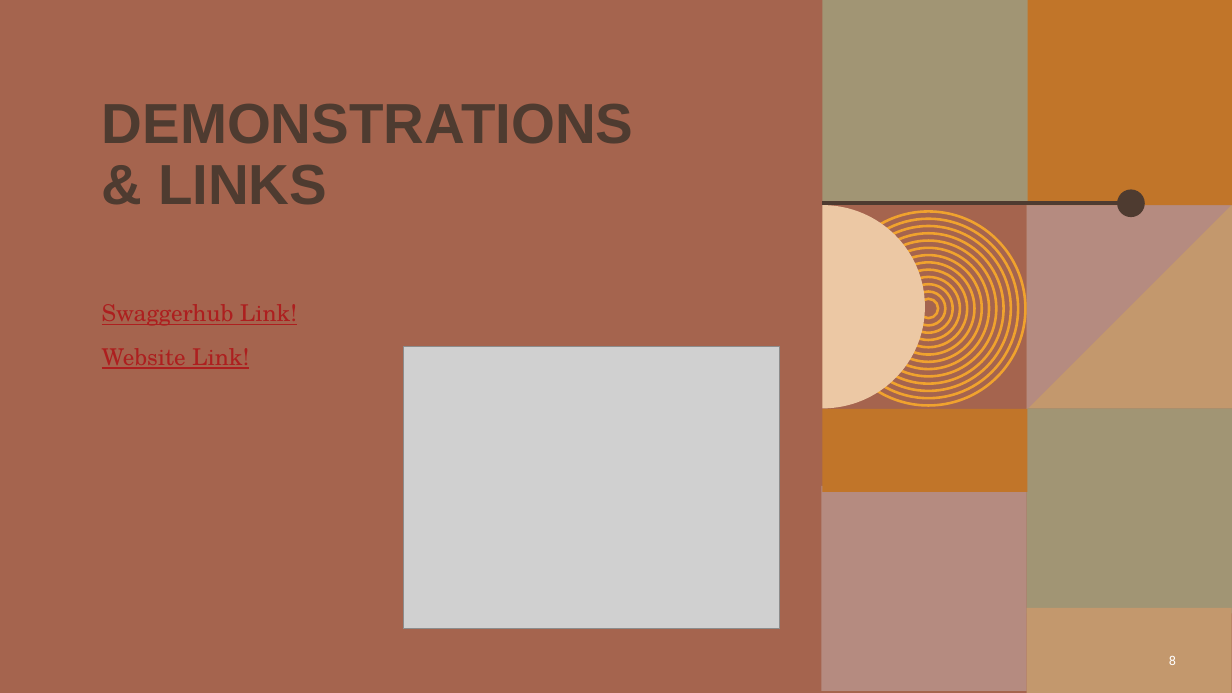
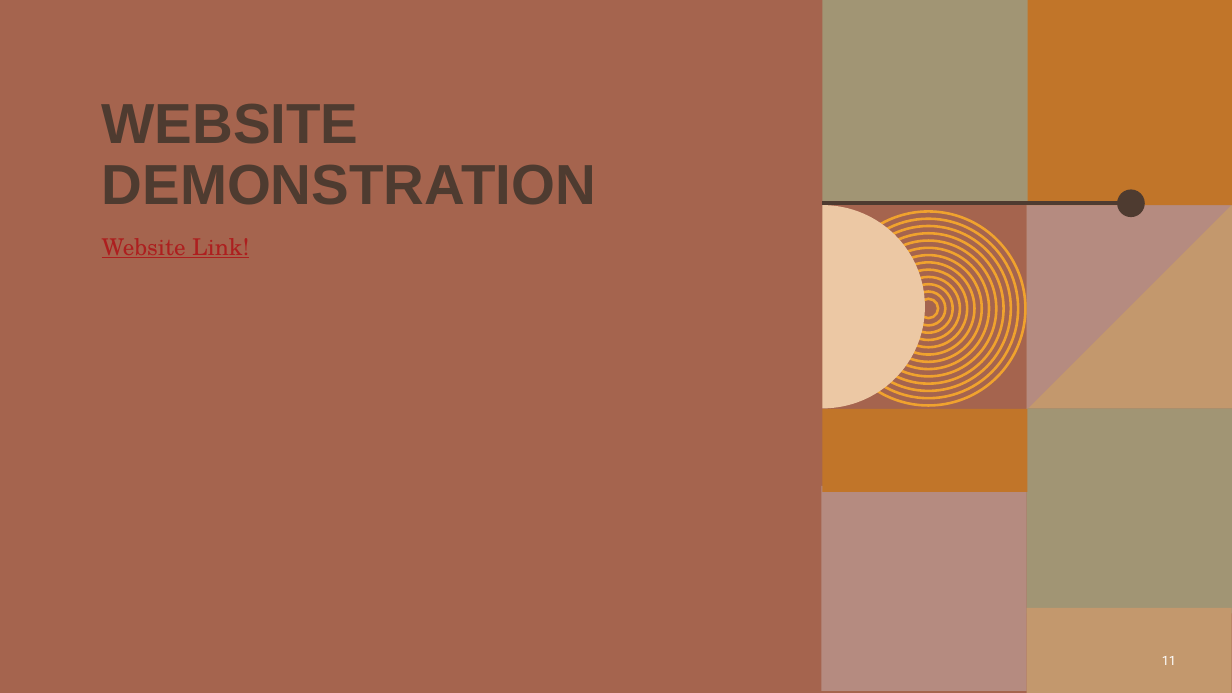
Before and after one commit to KalebOTB/ContactManager, a slide deck: slide 11 of Miscellaneous/Contact_Manager.pptx (slide 8 before the commit). Drawn at 1232x693 pixels with LibreOffice and Linux fonts; fonts in the diff are those of the drawing; grey boxes stand for pictures; background and template pictures are left out. Boxes give left, top, right and bottom in pixels: in the first picture for what was removed or moved away, otherwise in the second. Text is boxed around its words. In the diff, an @@ line names an element or a change of style, - is before the commit and + after.

```diff
--- a/Miscellaneous/Contact_Manager.pptx
+++ b/Miscellaneous/Contact_Manager.pptx
@@ title at <box>102,104,596,205</box>: text changed @@
-DEMONSTRATIONS
-& LINKS
+WEBSITE DEMONSTRATION
@@ text "Website Link!": place and size @@
-text "Website Link!" at <box>102,304,297,369</box>
+text "Website Link!" at <box>102,238,249,258</box>
@@ text at <box>102,304,297,326</box>: paragraph removed @@
-Swaggerhub Link!
@@ picture removed at <box>403,347,779,629</box> @@
@@ page number at <box>1162,656,1176,665</box>: text changed @@
-8
+11
```
Also in this commit, not shown: 1 other slide changed, 3 slides added.
